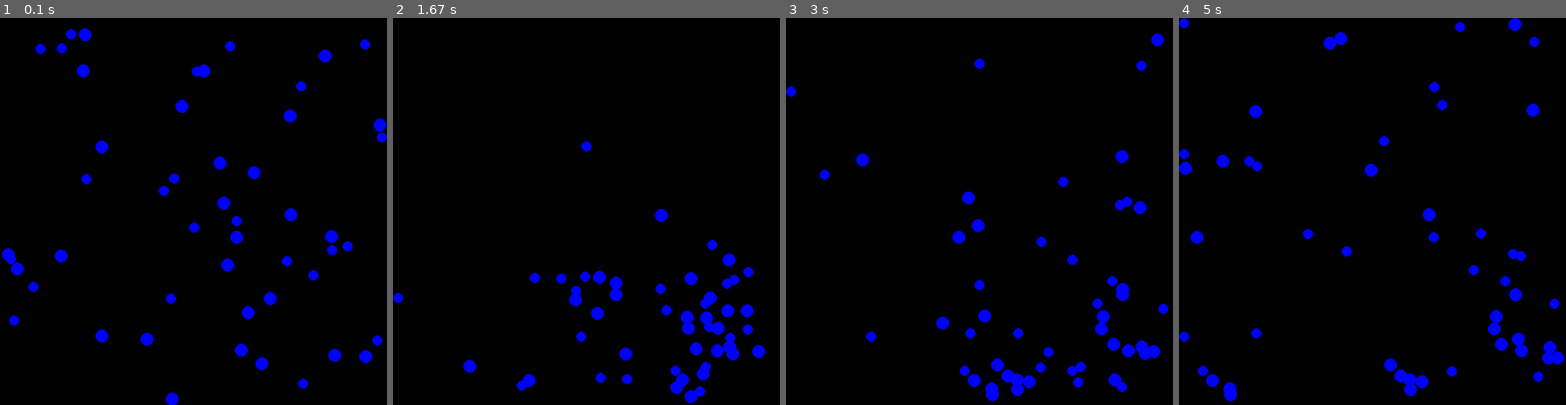
Above: before the commit, frames 1-4 (left to right).
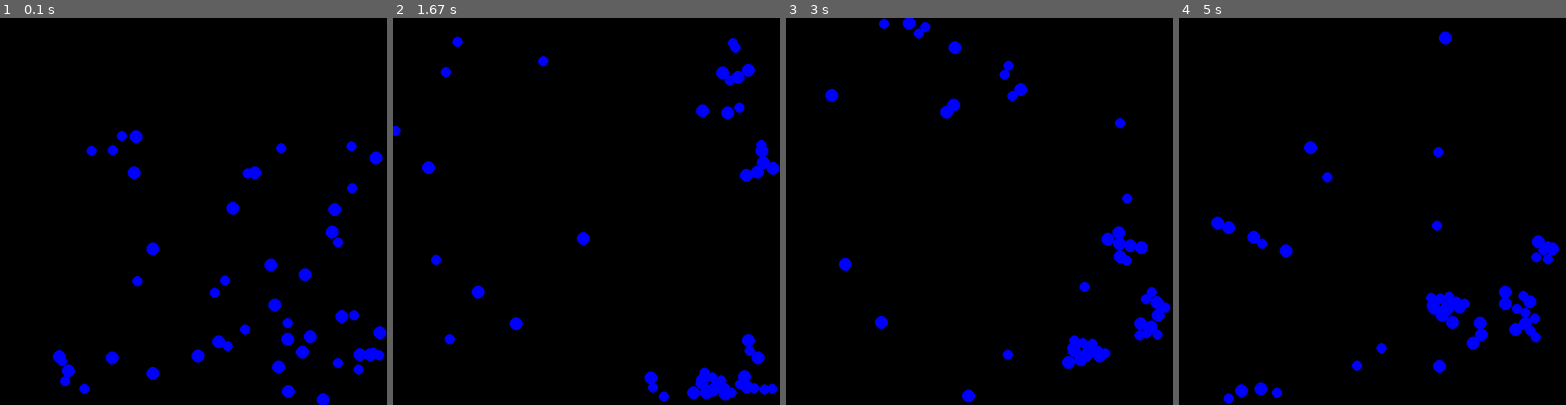
Above: after the commit, the same moments.

Repository: Marihbn/Cinetica_quimica_4_semestre
Game: pygame game, started from vers3.py
Two runs of this game, one before a commit and one after it. Both use one fixed random seed, a clock stepped at 60 frames per second and the inputs below.
Inputs:
- Up to frame 1 (0.1 s): no input
- Up to frame 2 (1.67 s): no input
- Up to frame 3 (3 s): no input
- Up to frame 4 (5 s): no input

The runs differ from the first frame. In frame 1, 6.3% of the frame differs, in the area x 0-100%, y 2-100%; in frame 2, 6.0%; in frame 3, 6.2%; in frame 4, 6.4%, in the area x 0-100%, y 0-100%.

Commit message:
Novo arquivo

Diff:
--- /dev/null
+++ b/simulacao_gases.py
@@ -0,0 +1,115 @@
+import pygame
+import numpy as np
+
+# Cores do fundo e partículas
+preto = (0, 0, 0)
+azul = (0, 0, 255)
+vermelho = (255, 0, 0)
+
+def distancia(p1, p2):
+    return p2.posicao - p1.posicao
+
+def distancia_euclidiana(p1, p2):
+    return np.linalg.norm(p2.posicao - p1.posicao)
+
+def velocidade_relativa(p1, p2):
+    return p2.velocidade - p1.velocidade
+
+def colisao_particulas(p1, p2):
+    d = distancia_euclidiana(p1, p2)
+    if d < (p1.raio + p2.raio):
+        if np.dot(velocidade_relativa(p1, p2), distancia(p1, p2)) < 0:
+            dx = p2.posicao[0] - p1.posicao[0]
+            dy = p2.posicao[1] - p1.posicao[1]
+            M = np.array([[d/dx, d/dy], [-d/dy, d/dx]])
+            V1_rt = M @ p1.velocidade
+            V2_rt = M @ p2.velocidade
+            alfa = p1.massa/p2.massa
+            beta = p2.massa/p1.massa
+            V1_rt[0] = ((1-alfa)/(1+alfa))*V1_rt + (2/(1+alfa))*V2_rt
+            V2_rt[0] = ((1-beta)/(1+beta))*V2_rt + (2/(1+beta))*V1_rt
+            p1.velocidade = np.linalg.solve(M, V1_rt)
+            p2.velocidade = np.linalg.solve(M, V2_rt)
+            return
+
+
+# Classe para representar as partículas
+class Particula:
+    def __init__(self, x, y, vx, vy, r, c):
+        self.posicao = np.array([x, y])
+        self.raio = r
+        self.cor = c
+        self.velocidade = np.array([vx, vy])
+        self.massa = r**2
+
+    def colisao_parede(self, sistema):
+        if self.posicao[0] - self.raio < 0 or self.posicao[0] + self.raio > sistema.largura:
+            self.velocidade[0] *= -1
+
+        if self.posicao[1] - self.raio < 0 or self.posicao[1] + self.raio > sistema.altura:
+            self.velocidade[1] *= -1
+
+    def __add__(self, dt):
+        return self.posicao + self.velocidade*dt
+
+    def desenhar(self, superficie):
+        pygame.draw.circle(superficie, self.cor, (self.posicao[0], self.posicao[1]), self.raio)
+
+class Sistema:
+    def __init__(self, U, V, N1, N2, r1, r2):
+        self.energia_interna = U
+        self.volume = V
+        self.numero_de_particulas_1 = N1
+        self.numero_de_particulas_2 = N2
+        self.numero_de_particulas = N1 + N2
+        self.raio_particula_1 = r1
+        self.raio_particula_2 = r2
+        self.largura = int(np.sqrt(self.volume))
+        self.altura = int(np.sqrt(self.volume))
+
+    def main(self, dt):
+        pygame.init()
+        window = pygame.display.set_mode((self.largura, self.altura))
+        pygame.display.set_caption("Simulação de Colisão de Partículas")
+
+        particulas = []
+
+        for _ in range(self.numero_de_particulas_1):
+            raio = self.raio_particula_1  # Escolhe um tamanho da lista
+            particula = Particula(np.random.randint(self.raio_particula_1, self.largura - self.raio_particula_1), np.random.randint(self.raio_particula_1, self.altura - self.raio_particula_1), 5, 5, raio, azul)
+            particulas.append(particula)
+
+        for _ in range(self.numero_de_particulas_2):
+            raio = self.raio_particula_2  # Escolhe um tamanho da lista
+            particula = Particula(np.random.randint(self.raio_particula_2, self.largura - self.raio_particula_2), np.random.randint(self.raio_particula_2, self.altura - self.raio_particula_2), 5, 5, raio, vermelho)
+            particulas.append(particula)
+
+
+        simulating = True
+        clock = pygame.time.Clock()
+
+        while simulating:
+            for event in pygame.event.get():
+                if event.type == pygame.QUIT:
+                    simulating = False
+
+            window.fill(preto)
+
+            for particula in particulas:
+                particula + dt
+                particula.desenhar(window)
+                particula.colisao_parede(self)
+
+            for i in range(self.numero_de_particulas):
+                for j in range(i + 1, self.numero_de_particulas):
+                    colisao_particulas(particulas[i], particulas[j])
+
+            pygame.display.update()
+            clock.tick(60/dt)
+
+        pygame.quit()
+
+Sistema_particulas = Sistema(100, 360000, 10, 20, 15, 5)
+
+if __name__ == "__main__":
+    Sistema_particulas.main(0.05)
--- a/vers3.py
+++ b/vers3.py
@@ -1,16 +1,11 @@
 import pygame
 import numpy as np
-
-pygame.init()
-
-# Simulação da caixa por meio de uma janela
-width, height = 600, 600
-window = pygame.display.set_mode((width, height))
-pygame.display.set_caption("Simulação de Colisão de Partículas")
 
 # Cores do fundo e partículas
 black = (0, 0, 0)
 blue = (0, 0, 255)
+
+width, height = 600, 600
 
 # Classe para representar as partículas
 class Particle:
@@ -31,11 +26,11 @@
         if (self.position[1] + self.radius >= height):
             self.velocity[1] = -1*np.abs(self.velocity[1])
 
-    def move(self):
-        self.position = (self.position + self.velocity).astype(int)
+    def move(self, dt):
+        self.position = (self.position + self.velocity*dt).astype(float)
 
     def draw(self, surface):
-        pygame.draw.circle(surface, self.color, (int(self.position[0]), int(self.position[1])), self.radius)
+        pygame.draw.circle(surface, self.color, (float(self.position[0]), float(self.position[1])), self.radius)
 
 def distance(p1, p2):
     return np.sqrt((p1.position[0] - p2.position[0])**2 + (p1.position[1] - p2.position[1])**2)
@@ -76,6 +71,7 @@
     clock = pygame.time.Clock()
 
     while simulating:
+        dt = clock.get_time()
         for event in pygame.event.get():
             if event.type == pygame.QUIT:
                 simulating = False
@@ -83,7 +79,7 @@
         window.fill(black)
 
         for particle in particles:
-            particle.move()
+            particle.move(dt)
             particle.draw(window)
             particle.colisao_parede()
 
